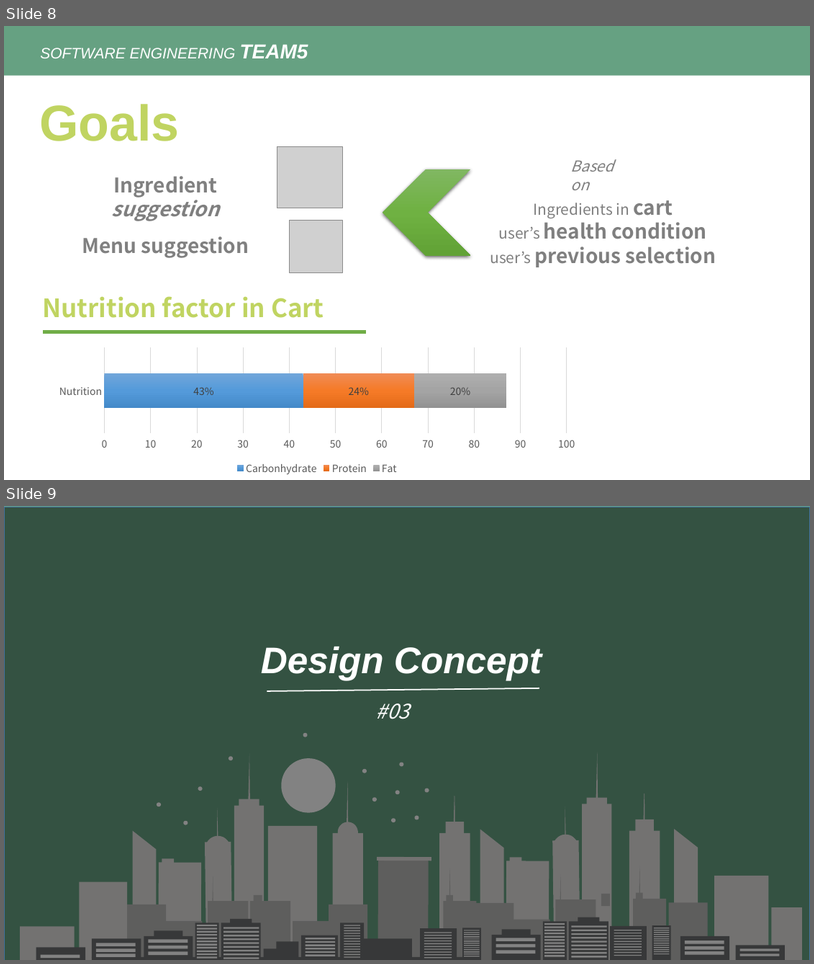
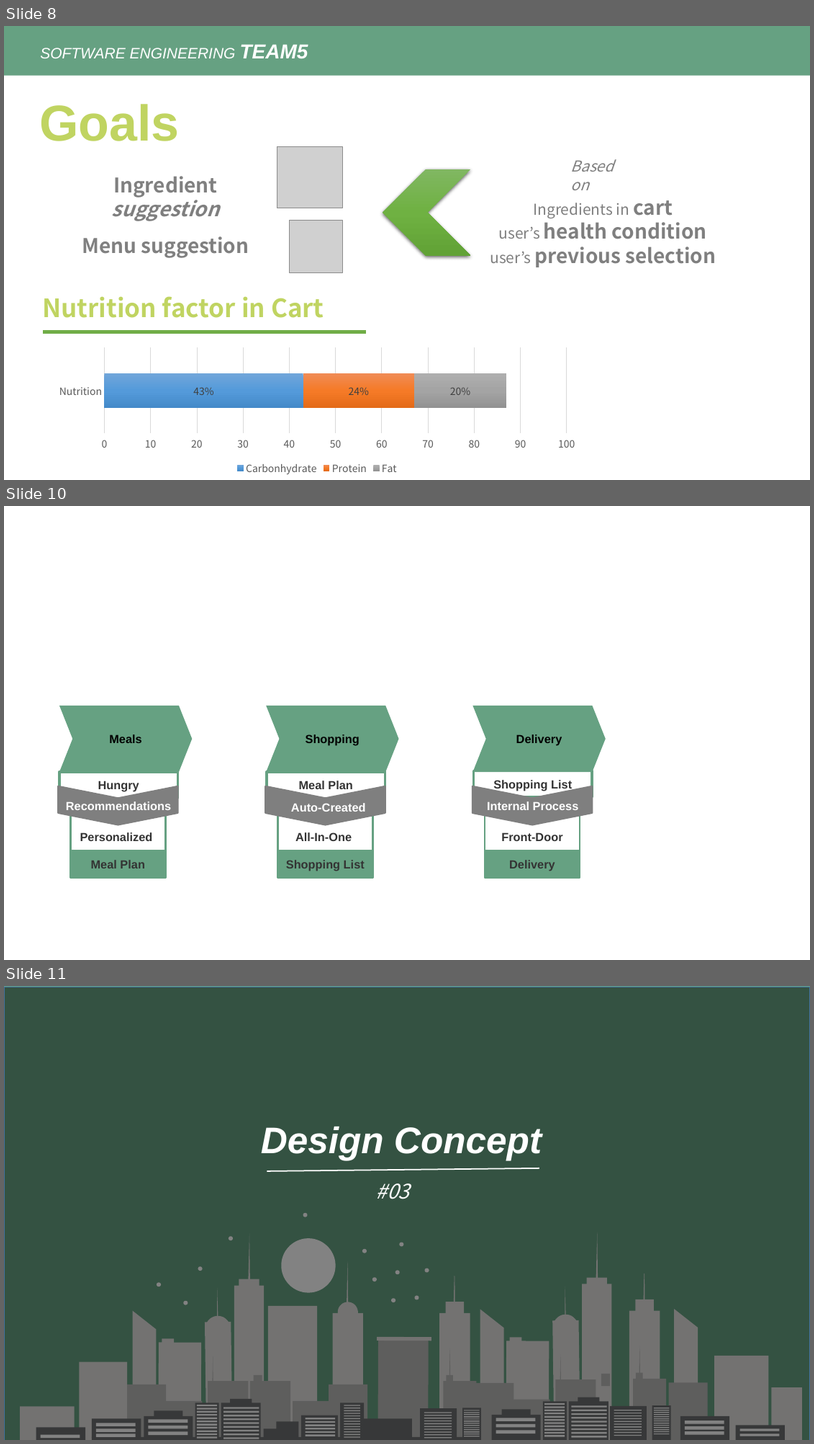
Before and after one commit to skkuse/2020spring_41class_team5, a slide deck: docs/[Team5]proposal.pptx. Shown one above the other, each under a label of ours: slides 8 and 9 before the commit, slides 8, 10 and 11 after it; the slides between them are not shown. The pictures are 814x964 and 814x1444 pixels, drawn with LibreOffice and Linux fonts; fonts in the diff are those of the drawing; grey boxes stand for pictures. Boxes give left, top, right and bottom in pixels: in the first picture for what was removed or moved away, otherwise in the second. Text is boxed around its words. In the diff, an @@ line names an element or a change of style, - is before the commit and + after.

```diff
--- a/docs/[Team5]proposal.pptx
+++ b/docs/[Team5]proposal.pptx
@@ slide 10 added at bbox=[4, 506, 810, 960], background #FFFFFF @@
@@ chevron added at bbox=[59, 705, 192, 772], fill #66A182, 14 pt, text #000000, bold @@
+Meals
@@ chevron added at bbox=[267, 705, 399, 772], fill #66A182, 14 pt, text #000000, bold @@
+Shopping
@@ chevron added at bbox=[473, 705, 606, 772], fill #66A182, 14 pt, text #000000, bold @@
+Delivery
@@ chevron added at bbox=[59, 786, 178, 825], fill #7F7F7F, outline #7F7F7F 2 pt @@
@@ rectangle added at bbox=[59, 772, 178, 798], outline #66A182 3 pt, 14 pt, text #333333, bold @@
+Hungry
@@ chevron added at bbox=[266, 786, 386, 825], fill #7F7F7F, outline #7F7F7F 2 pt @@
@@ rectangle added at bbox=[267, 772, 386, 798], outline #66A182 3 pt, 14 pt, text #333333, bold @@
+Meal Plan
@@ chevron added at bbox=[473, 786, 593, 825], fill #7F7F7F, outline #7F7F7F 2 pt @@
@@ rectangle added at bbox=[474, 770, 593, 796], outline #66A182 3 pt, 14 pt, text #333333, bold @@
+Shopping List
@@ text added at bbox=[66, 801, 171, 810], 14 pt, text #FFFFFF, bold @@
+Recommendations
@@ rectangle added at bbox=[70, 803, 165, 850], outline #66A182 2 pt, 14 pt, text #333333, bold @@
+Personalized
@@ rectangle added at bbox=[278, 803, 373, 850], outline #66A182 2 pt, 14 pt, text #333333, bold @@
+All-In-One
@@ text added at bbox=[291, 803, 366, 811], 14 pt, text #FFFFFF, bold @@
+Auto-Created
@@ rectangle added at bbox=[485, 803, 580, 850], outline #66A182 2 pt, 14 pt, text #333333, bold @@
+Front-Door
@@ text added at bbox=[487, 801, 579, 810], 14 pt, text #FFFFFF, bold @@
+Internal Process
@@ rectangle added at bbox=[70, 850, 165, 878], fill #66A182, outline #66A182 2 pt, 14 pt, text #333333, bold @@
+Meal Plan
@@ rectangle added at bbox=[278, 850, 373, 878], fill #66A182, outline #66A182 2 pt, 14 pt, text #333333, bold @@
+Shopping List
@@ rectangle added at bbox=[485, 850, 580, 878], fill #66A182, outline #66A182 2 pt, 14 pt, text #333333, bold @@
+Delivery
@@ what was slide 9 is now slide 11 @@
```
Also in this commit, not shown: 4 slides changed, 1 other slide added, 2 other files.
